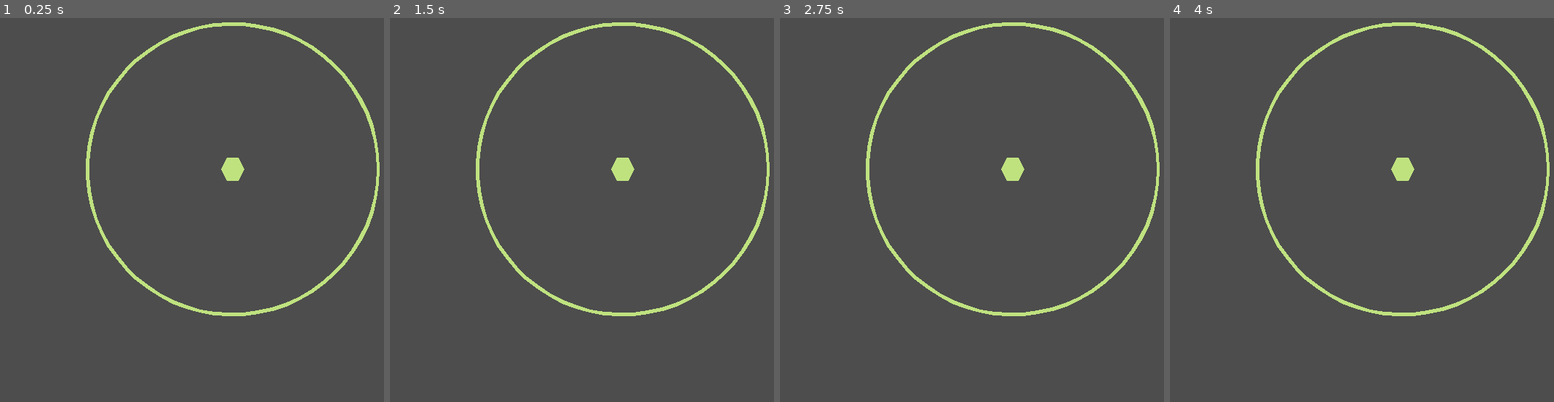
Above: before the commit, frames 1-4 (left to right).
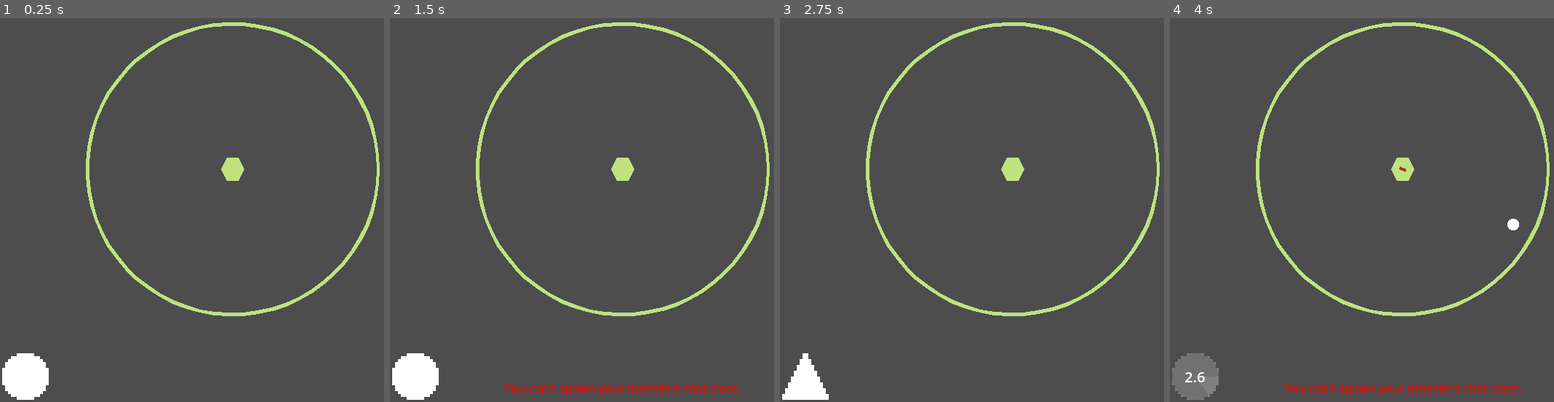
Above: after the commit, the same moments.

Repository: Enoxboo/Last-Stand
Game: Godot game, scene res://Level/main_scene.tscn
Two runs of this game, one before a commit and one after it. Both use one fixed random seed, a clock stepped at 60 frames per second and the inputs below.
Inputs (mouse positions are in pixels of both pictures, inside the frame that each line leads up to):
- Up to frame 1 (0.25 s): no input
- Up to frame 2 (1.5 s): tap Enter at 0.5 s; move the mouse to (724, 144) at 0.52 s; press the mouse at (724, 144) at 0.53 s; hold D (move_right) 0.53-1.28 s; tap Space at 1.25 s; move the mouse to (528, 190) at 1.27 s; release the mouse at (528, 190) at 1.28 s; hold A (move_left) from 1.28 s (still down); click (528, 190) at 1.35 s
- Up to frame 3 (2.75 s): tap Enter at 2 s; move the mouse to (1060, 67) at 2.02 s; release A (move_left) at 2.03 s; press the mouse at (1060, 67) at 2.03 s; hold D (move_right) from 2.03 s (still down)
- Up to frame 4 (4 s): tap Space at 2.75 s; move the mouse to (1381, 263) at 2.77 s; release the mouse at (1381, 263) at 2.78 s; click (1381, 263) at 2.85 s; tap Enter at 3.5 s; move the mouse to (1542, 240) at 3.52 s; release D (move_right) at 3.53 s; press the mouse at (1542, 240) at 3.53 s; hold A (move_left) from 3.53 s (still down)

The runs differ from the first frame. In frame 1, 1.2% of the frame differs, in the area x 0-13%, y 87-100%; in frame 2, 1.8%; in frame 3, 0.8%; in frame 4, 1.9%, in the area x 0-92%, y 38-100%.

Commit message:
feat: add ui

Diff:
--- a/Level/main_scene.gd
+++ b/Level/main_scene.gd
@@ -1,6 +1,10 @@
 extends Node2D
 
+signal spawned_too_close
+signal spawn_on_cooldown
+
 @onready var spawn_timer: Timer = $SpawnTimer
+@onready var ui: CanvasLayer = $UI
 
 const MONSTER = preload("uid://bs5im87ttvyd4")
 const MONSTER_DATA: Dictionary = {
@@ -14,26 +18,40 @@
 var monster_types: Array = ["ROUNDED", "RUSHER", "TANK"]
 var current_index: int = 0
 var can_spawn = true
+var is_spawn_allowed = false
 
 var selected_monster: MonsterData:
 	get:
 		return MONSTER_DATA[monster_types[current_index]]
 
+func _ready():
+	ui.spawn_timer = spawn_timer
+	ui.update_monster_icon(monster_types[current_index])
+
 func _input(event: InputEvent) -> void:
-	if event.is_action_pressed("spawn_monster") and can_spawn:
-		spawn_monster()
+	if event.is_action_pressed("spawn_monster"):
+		if not can_spawn:
+			spawn_on_cooldown.emit()
+		elif not is_spawn_allowed:
+			spawned_too_close.emit()
+		else:
+			spawn_monster()
 
 	if event.is_action_pressed("move_right"):
 		current_index = (current_index + 1) % monster_types.size()
 		print("Monstre sélectionné: ", monster_types[current_index])
+		ui.update_monster_icon(monster_types[current_index])
 
 	if event.is_action_pressed("move_left"):
 		current_index = (current_index - 1 + monster_types.size()) % monster_types.size()
 		print("Monstre sélectionné: ", monster_types[current_index])
+		ui.update_monster_icon(monster_types[current_index])
 
 func spawn_monster():
 	spawn_timer.start()
 	can_spawn = false
+	ui.start_cooldown()
+
 	var monster = MONSTER.instantiate()
 
 	monster.soldier = soldier
@@ -42,6 +60,11 @@
 
 	add_child(monster)
 
-
 func _on_spawn_timer_timeout() -> void:
 	can_spawn = true
+
+func _on_spawn_limit_mouse_entered() -> void:
+	is_spawn_allowed = false
+
+func _on_spawn_limit_mouse_exited() -> void:
+	is_spawn_allowed = true
--- a/Level/main_scene.tscn
+++ b/Level/main_scene.tscn
@@ -2,9 +2,13 @@
 
 [ext_resource type="PackedScene" uid="uid://c87us0qrdld4q" path="res://Soldier/soldier.tscn" id="1_0t7q3"]
 [ext_resource type="Script" uid="uid://50e38uvw1yfu" path="res://Level/main_scene.gd" id="1_smnat"]
+[ext_resource type="PackedScene" uid="uid://de35pa8bnxb8p" path="res://UI/ui.tscn" id="3_e07l6"]
+[ext_resource type="Texture2D" uid="uid://jfdr6h0xbshl" path="res://Monsters/Sprites/rounded.png" id="4_kf04b"]
+[ext_resource type="Texture2D" uid="uid://7v78eqg4feos" path="res://Monsters/Sprites/rusher.png" id="5_vjow6"]
+[ext_resource type="Texture2D" uid="uid://ctcnrd016swa6" path="res://Monsters/Sprites/tank.png" id="6_vjow6"]
 
 [sub_resource type="CircleShape2D" id="CircleShape2D_vbplb"]
-radius = 236.23
+radius = 200.0
 
 [node name="MainScene" type="Node2D" unique_id=1150491153 node_paths=PackedStringArray("soldier")]
 script = ExtResource("1_smnat")
@@ -18,12 +22,20 @@
 wait_time = 3.0
 one_shot = true
 
-[node name="SpawnLimit" type="Area2D" parent="." unique_id=1499834110]
+[node name="SpawnLimit" type="Area2D" parent="." unique_id=1777400511]
 
-[node name="CollisionShape2D" type="CollisionShape2D" parent="SpawnLimit" unique_id=1098783107]
-light_mask = 0
-visibility_layer = 0
+[node name="CollisionShape2D" type="CollisionShape2D" parent="SpawnLimit" unique_id=588933673]
 shape = SubResource("CircleShape2D_vbplb")
-debug_color = Color(0.57917845, 0.5527362, 0, 0.41960785)
+
+[node name="UI" parent="." unique_id=611071202 node_paths=PackedStringArray("scene", "spawn_timer") instance=ExtResource("3_e07l6")]
+scene = NodePath("..")
+spawn_timer = NodePath("../SpawnTimer")
+monster_textures = Dictionary[String, Texture2D]({
+"ROUNDED": ExtResource("4_kf04b"),
+"RUSHER": ExtResource("5_vjow6"),
+"TANK": ExtResource("6_vjow6")
+})
 
 [connection signal="timeout" from="SpawnTimer" to="." method="_on_spawn_timer_timeout"]
+[connection signal="mouse_entered" from="SpawnLimit" to="." method="_on_spawn_limit_mouse_entered"]
+[connection signal="mouse_exited" from="SpawnLimit" to="." method="_on_spawn_limit_mouse_exited"]
--- /dev/null
+++ b/UI/ui.gd
@@ -0,0 +1,73 @@
+extends CanvasLayer
+
+@onready var too_close_label: Label = $TooCloseLabel
+@onready var monster_icon: TextureRect = $SpawnUI/MonsterIcon
+@onready var cooldown_overlay: TextureProgressBar = $SpawnUI/CooldownOverlay
+@onready var cooldown_label: Label = $SpawnUI/CooldownLabel
+
+@export var scene: Node2D
+@export var spawn_timer: Timer
+@export var monster_textures: Dictionary[String, Texture2D] = {}
+
+var is_on_cooldown = false
+
+func _ready() -> void:
+	too_close_label.visible = false
+	scene.spawned_too_close.connect(_on_spawn_too_close)
+	scene.spawn_on_cooldown.connect(_on_spawn_on_cooldown)
+
+	cooldown_overlay.max_value = 100
+	cooldown_overlay.value = 0
+	cooldown_overlay.fill_mode = TextureProgressBar.FILL_COUNTER_CLOCKWISE
+	cooldown_overlay.radial_initial_angle = 90.0
+	cooldown_overlay.visible = false
+
+	cooldown_label.visible = false
+
+	if spawn_timer:
+		spawn_timer.timeout.connect(_on_cooldown_finished)
+
+
+func _process(delta):
+	if is_on_cooldown and spawn_timer:
+		var time_left = spawn_timer.time_left
+		var total_time = spawn_timer.wait_time
+		var progress_percent = (time_left / total_time) * 100
+
+		cooldown_overlay.value = progress_percent
+		cooldown_label.text = "%.1f" % time_left
+
+
+func _on_spawn_too_close():
+	if too_close_label.visible:
+		return
+
+	too_close_label.visible = true
+	await get_tree().create_timer(2.0).timeout
+	too_close_label.visible = false
+
+
+func _on_spawn_on_cooldown():
+	var tween = create_tween()
+	tween.tween_property(monster_icon, "rotation", deg_to_rad(10), 0.05)
+	tween.tween_property(monster_icon, "rotation", deg_to_rad(-10), 0.05)
+	tween.tween_property(monster_icon, "rotation", 0, 0.05)
+
+
+func start_cooldown():
+	is_on_cooldown = true
+	cooldown_overlay.visible = true
+	cooldown_label.visible = true
+	monster_icon.modulate = Color(0.5, 0.5, 0.5)
+
+
+func _on_cooldown_finished():
+	is_on_cooldown = false
+	cooldown_overlay.visible = false
+	cooldown_label.visible = false
+	monster_icon.modulate = Color.WHITE
+
+
+func update_monster_icon(monster_type: String):
+	if monster_textures.has(monster_type):
+		monster_icon.texture = monster_textures[monster_type]
--- /dev/null
+++ b/UI/ui.tscn
@@ -0,0 +1,87 @@
+[gd_scene format=3 uid="uid://de35pa8bnxb8p"]
+
+[ext_resource type="Script" uid="uid://dhcc8iewmw8sm" path="res://UI/ui.gd" id="1_2fwl4"]
+[ext_resource type="Texture2D" uid="uid://dfmjipuji2ake" path="res://UI/cooldown.png" id="2_dajm1"]
+
+[node name="UI" type="CanvasLayer" unique_id=611071202]
+script = ExtResource("1_2fwl4")
+
+[node name="TooCloseLabel" type="Label" parent="." unique_id=1095879502]
+modulate = Color(1, 0, 0, 1)
+anchors_preset = 7
+anchor_left = 0.5
+anchor_top = 1.0
+anchor_right = 0.5
+anchor_bottom = 1.0
+offset_left = -163.5
+offset_top = -31.0
+offset_right = 163.5
+offset_bottom = -8.0
+grow_horizontal = 2
+grow_vertical = 0
+size_flags_horizontal = 4
+text = "You can't spawn your monsters that close."
+horizontal_alignment = 1
+vertical_alignment = 1
+
+[node name="SpawnUI" type="Control" parent="." unique_id=520895]
+layout_mode = 3
+anchors_preset = 2
+anchor_top = 1.0
+anchor_bottom = 1.0
+offset_left = 15.0
+offset_top = -55.0
+offset_right = 55.0
+offset_bottom = -15.0
+grow_vertical = 0
+
+[node name="MonsterIcon" type="TextureRect" parent="SpawnUI" unique_id=894228064]
+custom_minimum_size = Vector2(64, 64)
+layout_mode = 1
+anchors_preset = 8
+anchor_left = 0.5
+anchor_top = 0.5
+anchor_right = 0.5
+anchor_bottom = 0.5
+offset_left = -32.0
+offset_top = -32.0
+offset_right = 32.0
+offset_bottom = 32.0
+grow_horizontal = 2
+grow_vertical = 2
+stretch_mode = 5
+
+[node name="CooldownOverlay" type="TextureProgressBar" parent="SpawnUI" unique_id=1203380192]
+modulate = Color(1, 1, 1, 0.11764706)
+layout_mode = 1
+anchors_preset = 8
+anchor_left = 0.5
+anchor_top = 0.5
+anchor_right = 0.5
+anchor_bottom = 0.5
+offset_left = -32.0
+offset_top = -32.0
+offset_right = 32.0
+offset_bottom = 32.0
+grow_horizontal = 2
+grow_vertical = 2
+fill_mode = 5
+radial_initial_angle = 90.0
+texture_progress = ExtResource("2_dajm1")
+
+[node name="CooldownLabel" type="Label" parent="SpawnUI" unique_id=2058895717]
+layout_mode = 1
+anchors_preset = 8
+anchor_left = 0.5
+anchor_top = 0.5
+anchor_right = 0.5
+anchor_bottom = 0.5
+offset_left = -20.0
+offset_top = -11.5
+offset_right = 20.0
+offset_bottom = 11.5
+grow_horizontal = 2
+grow_vertical = 2
+theme_override_font_sizes/font_size = 20
+horizontal_alignment = 1
+vertical_alignment = 1
--- a/project.godot
+++ b/project.godot
@@ -25,7 +25,8 @@
 "res://Level/": "green",
 "res://Monsters/": "red",
 "res://Projectiles/": "yellow",
-"res://Soldier/": "purple"
+"res://Soldier/": "purple",
+"res://UI/": "pink"
 }
 
 [global_group]
Binary file added: UI/cooldown.png
Not shown, added: UI/cooldown.png.import
Not shown, added: UI/ui.gd.uid
